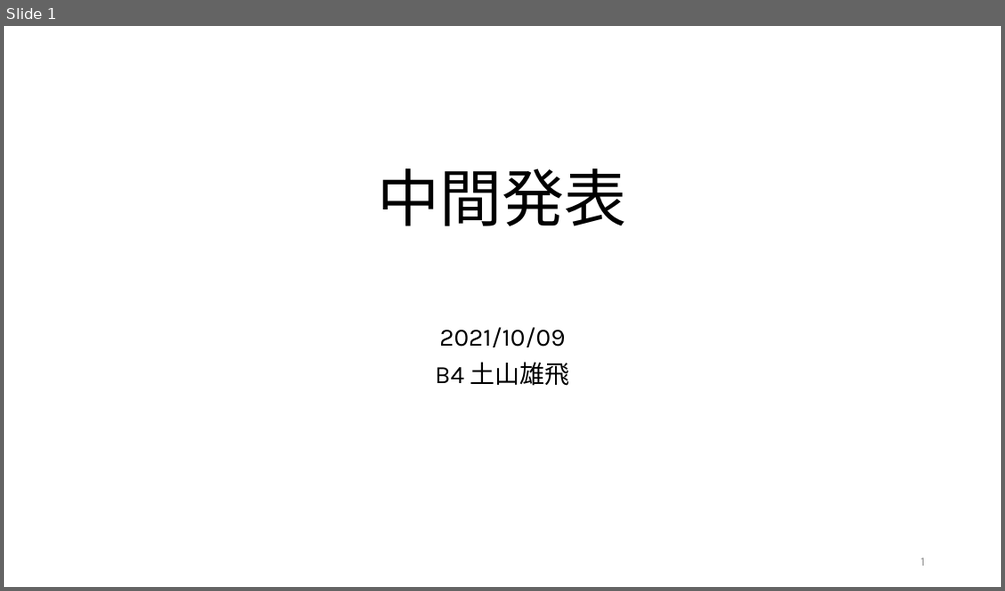
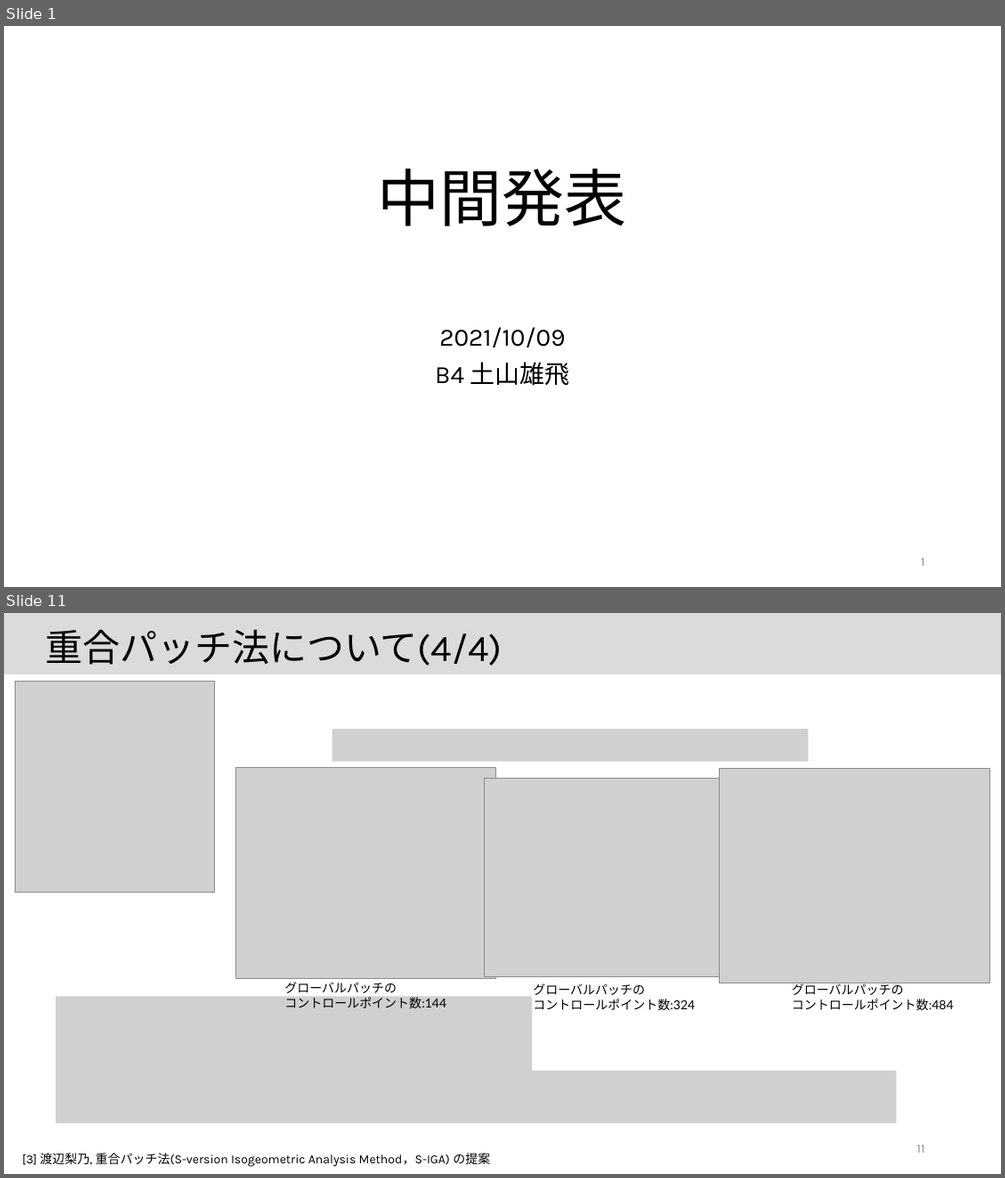
Before and after one commit to JoTsuchi22/lab_share, a slide deck: 中間発表/中間発表.pptx. Shown one above the other, each under a label of ours: slide 1 before the commit, slides 1 and 11 after it; the slides between them are not shown. The pictures are 1005x591 and 1005x1178 pixels, drawn with LibreOffice and Linux fonts; fonts in the diff are those of the drawing; grey boxes stand for pictures. Boxes give left, top, right and bottom in pixels: in the first picture for what was removed or moved away, otherwise in the second. Text is boxed around its words. In the diff, an @@ line names an element or a change of style, - is before the commit and + after.

```diff
--- a/中間発表/中間発表.pptx
+++ b/中間発表/中間発表.pptx
@@ slide 11 added at [4, 613, 1001, 1174], background #FFFFFF @@
@@ rectangle added at [4, 613, 1001, 674], fill #DBDBDB, outline #DBDBDB 1 pt @@
@@ text added at [45, 629, 502, 666], 36 pt, text #000000 @@
+重合パッチ法について(4/4)
@@ picture added at [15, 681, 214, 892] @@
@@ picture added at [332, 729, 809, 762] @@
@@ picture added at [236, 768, 496, 979] @@
@@ picture added at [720, 769, 990, 982] @@
@@ picture added at [484, 778, 729, 976] @@
@@ text added at [284, 981, 446, 1008], 12 pt, text #000000 @@
+グローバルパッチの
+コントロールポイント数:144
@@ text added at [533, 983, 695, 1010], 12 pt, text #000000 @@
+グローバルパッチの
+コントロールポイント数:324
@@ text added at [792, 981, 954, 1010], 12 pt, text #000000 @@
+グローバルパッチの
+コントロールポイント数:484
@@ picture added at [56, 996, 532, 1123] @@
@@ picture added at [421, 1070, 897, 1123] @@
@@ page number added at [916, 1144, 924, 1152], 12 pt, text #8C8C8C @@
+11
@@ text added at [22, 1152, 490, 1167], 12 pt, text #000000 @@
+[3] 渡辺梨乃, 重合パッチ法(S-version Isogeometric Analysis Method，S-IGA) の提案
```
Also in this commit, not shown: 4 slides changed, 9 other slides added, 13 other files.
